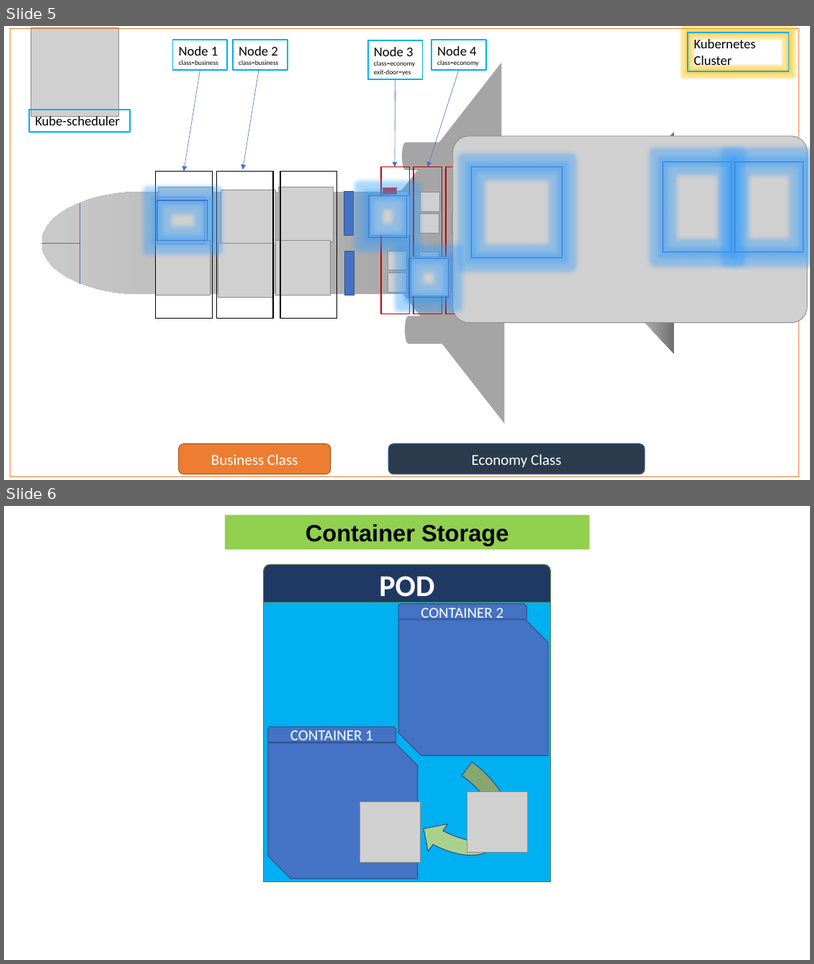
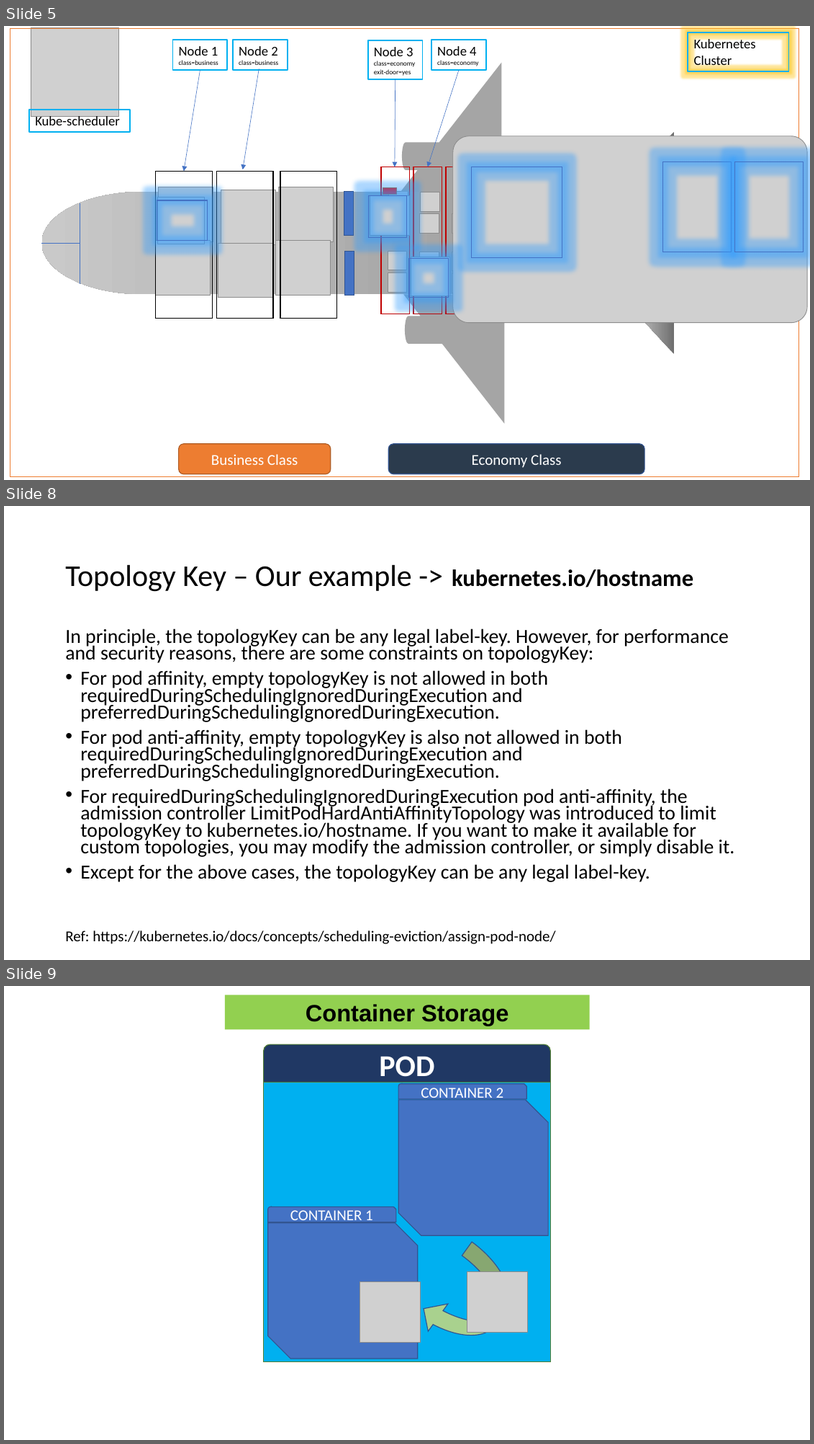
Before and after one commit to bribebybytes/quickbytes, a slide deck: freaky_fridays/e003/Affinity_final.pptx. Shown one above the other, each under a label of ours: slides 5 and 6 before the commit, slides 5, 8 and 9 after it; the slides between them are not shown. The pictures are 814x964 and 814x1444 pixels, drawn with LibreOffice and Linux fonts; fonts in the diff are those of the drawing; grey boxes stand for pictures. Boxes give left, top, right and bottom in pixels: in the first picture for what was removed or moved away, otherwise in the second. Text is boxed around its words. In the diff, an @@ line names an element or a change of style, - is before the commit and + after.

Commit message:
affinity

```diff
--- a/freaky_fridays/e003/Affinity_final.pptx
+++ b/freaky_fridays/e003/Affinity_final.pptx
@@ slide 8 added at [4,506,810,960], background #FFFFFF @@
@@ title added at [65,565,694,592], 36 pt, text #000000 @@
+Topology Key – Our example -> kubernetes.io/hostname
@@ text added at [65,628,736,882], 23.8 pt, text #000000 @@
+In principle, the topologyKey can be any legal label-key. However, for performance and security reasons, there are some constraints on topologyKey:
+• For pod affinity, empty topologyKey is not allowed in both requiredDuringSchedulingIgnoredDuringExecution and preferredDuringSchedulingIgnoredDuringExecution.
+• For pod anti-affinity, empty topologyKey is also not allowed in both requiredDuringSchedulingIgnoredDuringExecution and preferredDuringSchedulingIgnoredDuringExecution.
+• For requiredDuringSchedulingIgnoredDuringExecution pod anti-affinity, the admission controller LimitPodHardAntiAffinityTopology was introduced to limit topologyKey to kubernetes.io/hostname. If you want to make it available for custom topologies, you may modify the admission controller, or simply disable it.
+• Except for the above cases, the topologyKey can be any legal label-key.
@@ text added at [65,930,556,944], 18 pt, text #000000 @@
+Ref: https://kubernetes.io/docs/concepts/scheduling-eviction/assign-pod-node/
@@ what was slide 6 is now slide 9 @@
```
Also in this commit, not shown: 4 other slides added, 2 other files.
